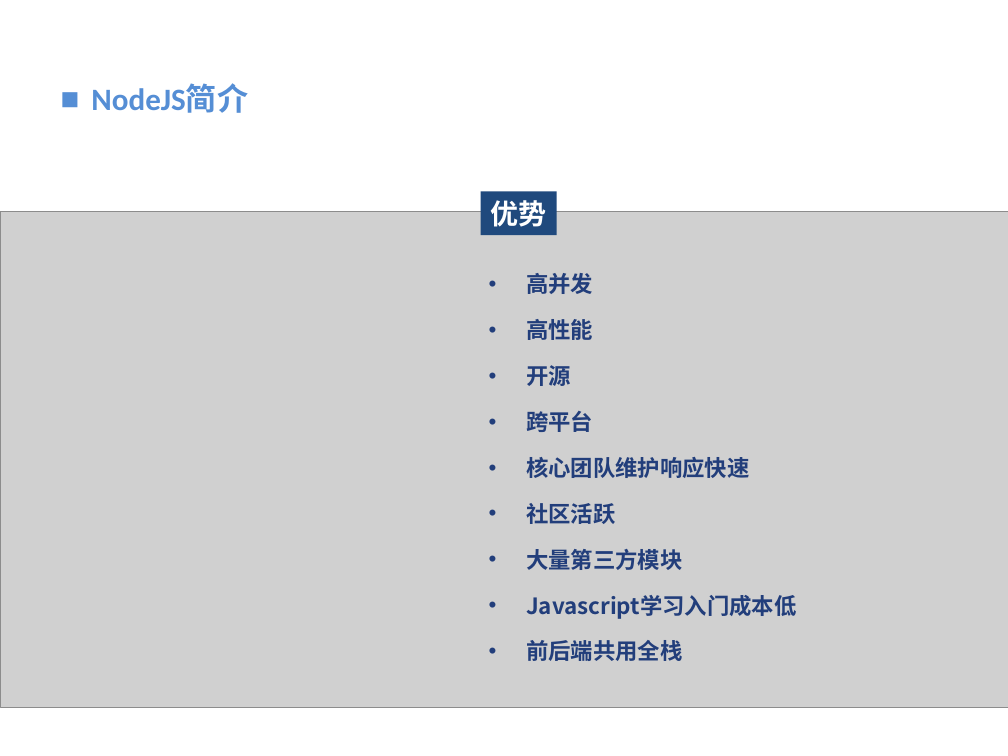
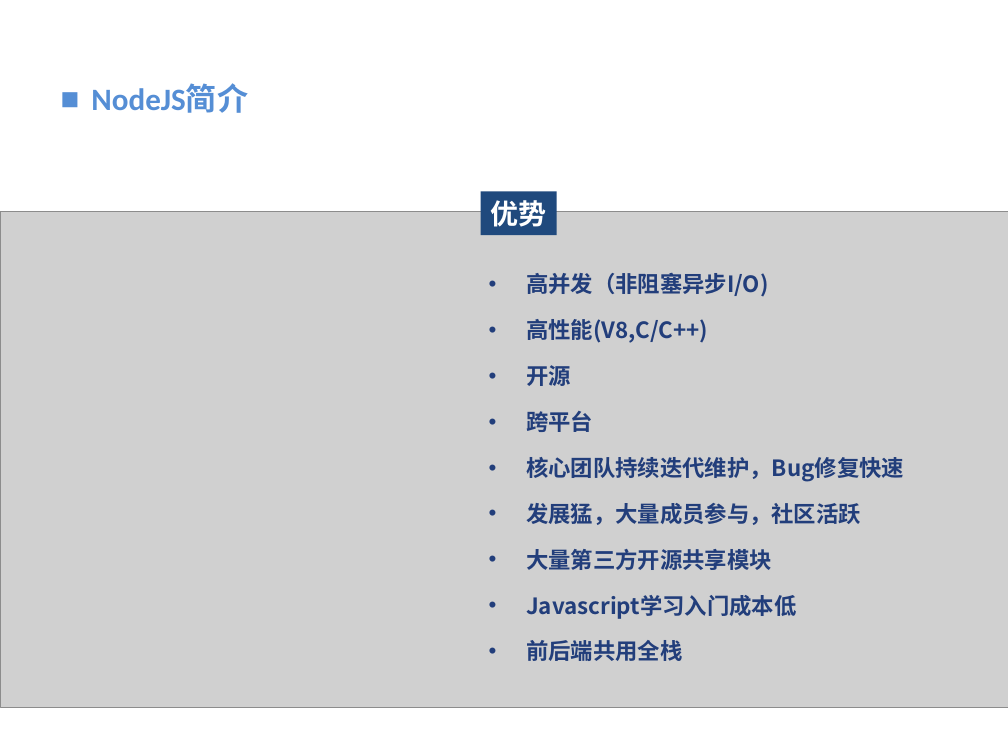
Before and after one commit to vaik/Documents, a slide deck: slide 7 of 我的分享/NodeJS基础概念理解.ppt. Drawn at 1008x756 pixels with LibreOffice and Linux fonts; fonts in the diff are those of the drawing; grey boxes stand for pictures; background and template pictures are left out. Boxes give left, top, right and bottom in pixels: in the first picture for what was removed or moved away, otherwise in the second. Text is boxed around its words. In the diff, an @@ line names an element or a change of style, - is before the commit and + after.

```diff
--- a/我的分享/NodeJS基础概念理解.ppt
+++ b/我的分享/NodeJS基础概念理解.ppt
@@ text at <box>526,273,768,343</box>: text changed @@
-• 高并发
-• 高性能
+• 高并发（非阻塞异步I/O)
+• 高性能(V8,C/C++)
@@ text at <box>526,457,904,570</box>: text changed @@
-• 核心团队维护响应快速
-• 社区活跃
-• 大量第三方模块
+• 核心团队持续迭代维护，Bug修复快速
+• 发展猛，大量成员参与，社区活跃
+• 大量第三方开源共享模块
```
Also in this commit, not shown: 9 other slides changed.
